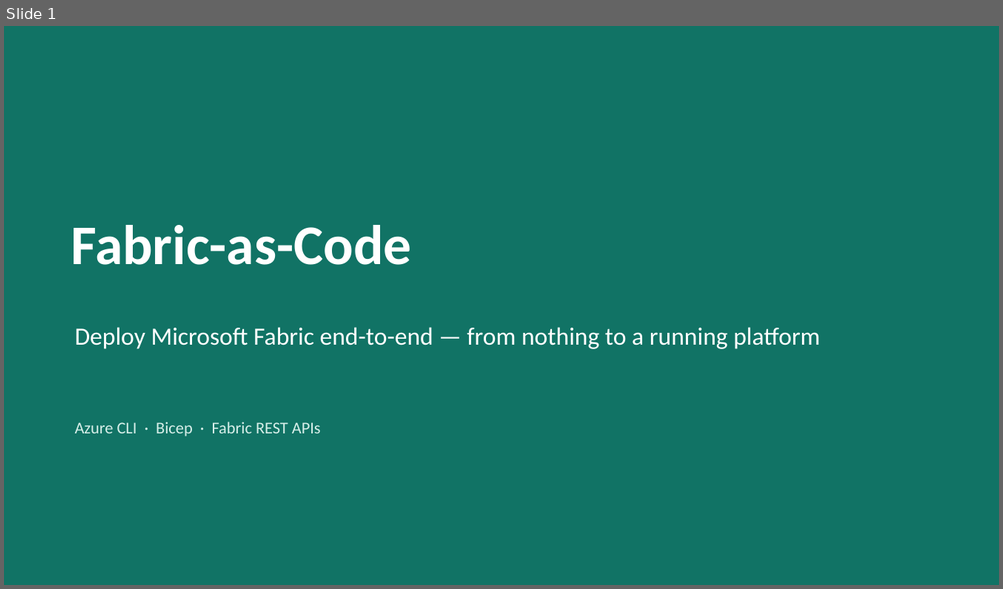
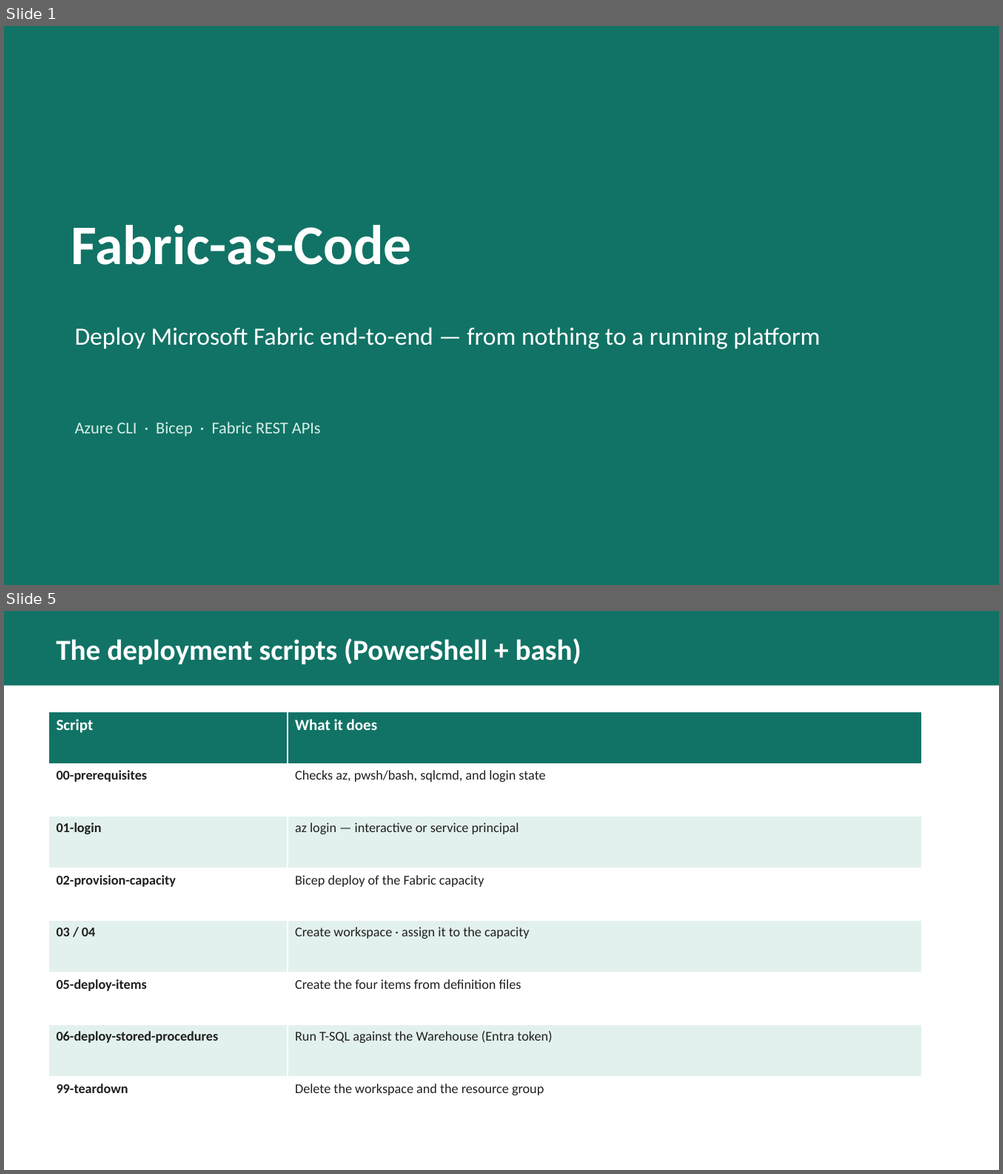
Before and after one commit to melabadi/fabric-as-code, a slide deck: docs/Fabric-as-Code.pptx. Shown one above the other, each under a label of ours: slide 1 before the commit, slides 1 and 5 after it; the slides between them are not shown. The pictures are 1003x589 and 1003x1174 pixels, drawn with LibreOffice and Linux fonts; fonts in the diff are those of the drawing. Boxes give left, top, right and bottom in pixels: in the first picture for what was removed or moved away, otherwise in the second. Text is boxed around its words. In the diff, an @@ line names an element or a change of style, - is before the commit and + after.

```diff
--- a/docs/Fabric-as-Code.pptx
+++ b/docs/Fabric-as-Code.pptx
@@ slide 5 added at (4, 611, 999, 1170), background #FFFFFF @@
@@ rectangle added at (4, 611, 999, 686), fill #117365 @@
@@ text added at (56, 638, 581, 664), 28 pt, text #FFFFFF, bold @@
+The deployment scripts (PowerShell + bash)
@@ table added at (48, 712, 922, 1130), 8 rows, 2 columns @@
+Script | What it does
+00-prerequisites | Checks az, pwsh/bash, sqlcmd, and login state
+01-login | az login — interactive or service principal
+02-provision-capacity | Bicep deploy of the Fabric capacity
+03 / 04 | Create workspace · assign it to the capacity
+05-deploy-items | Create the four items from definition files
+06-deploy-stored-procedures | Run T-SQL against the Warehouse (Entra token)
+99-teardown | Delete the workspace and the resource group
```
Also in this commit, not shown: 8 slides changed, 4 other slides added, 2 slides removed, 4 other files.
